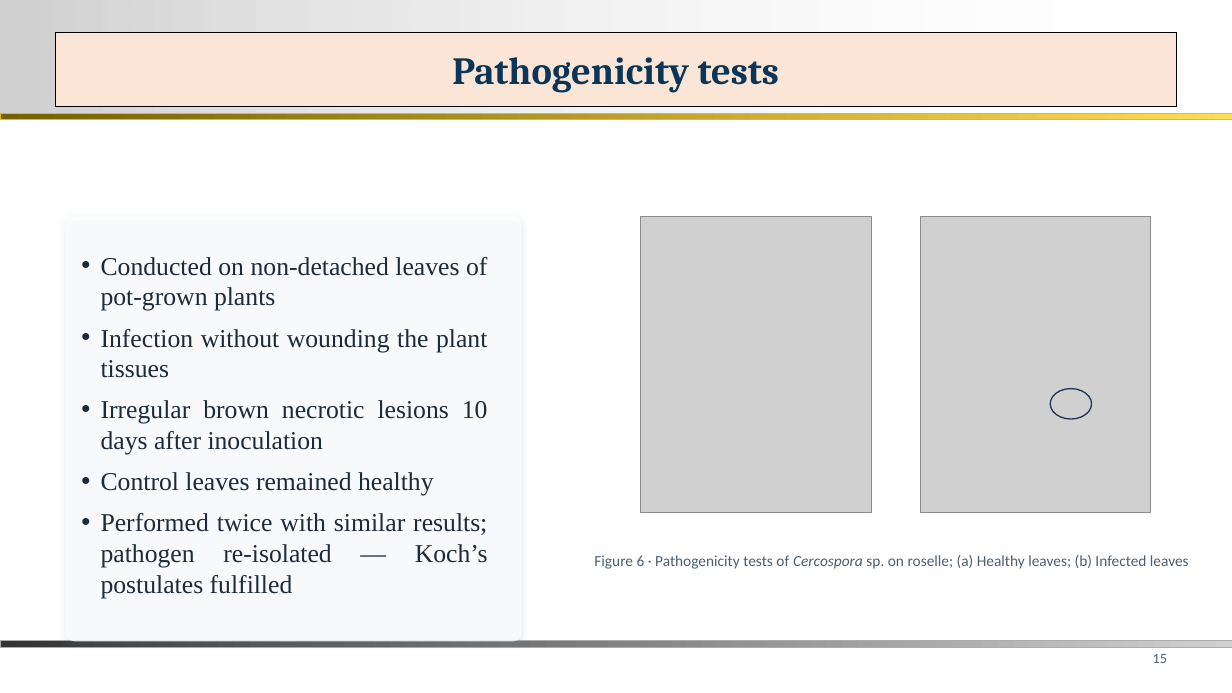
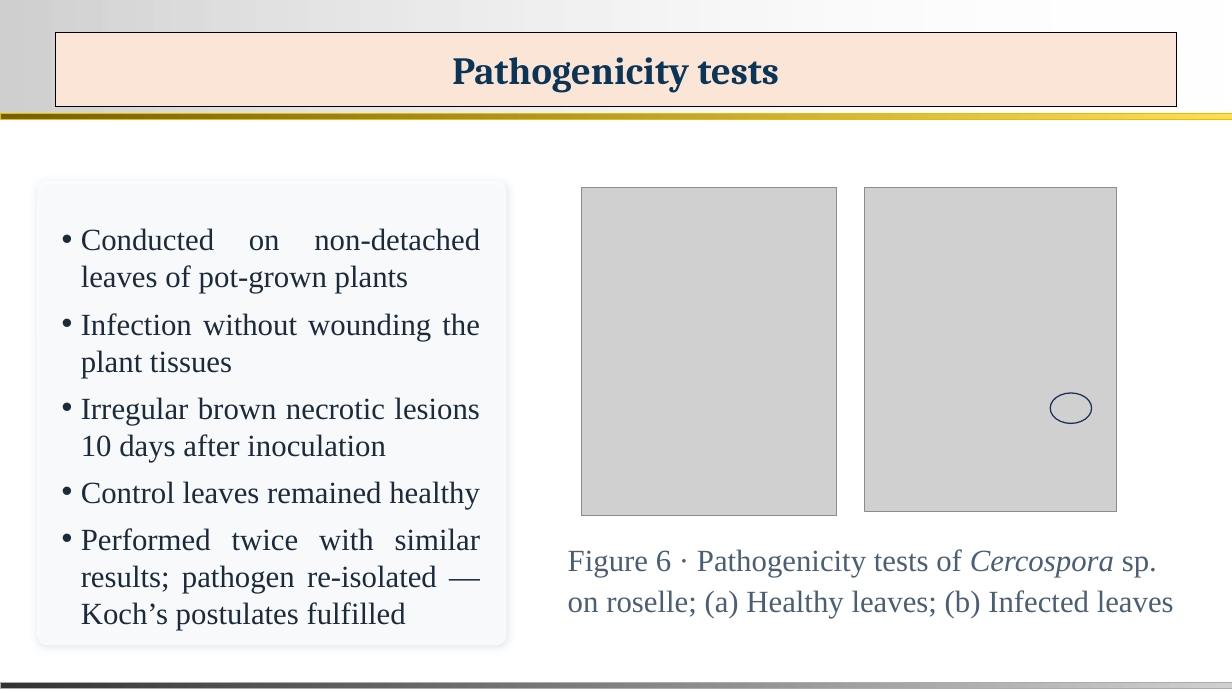
Before and after one commit to bipro-b/nm-documenents, a slide deck: slide 14 of docs/Nisha_MS_Thesis_Defence.pptx (slide 15 before the commit). Drawn at 1232x693 pixels with LibreOffice and Linux fonts; fonts in the diff are those of the drawing; grey boxes stand for pictures; background and template pictures are left out. Boxes give left, top, right and bottom in pixels: in the first picture for what was removed or moved away, otherwise in the second. Text is boxed around its words. In the diff, an @@ line names an element or a change of style, - is before the commit and + after.

```diff
--- a/docs/Nisha_MS_Thesis_Defence.pptx
+++ b/docs/Nisha_MS_Thesis_Defence.pptx
@@ rounded rectangle: place and size @@
-rounded rectangle at (67,216,522,641)
+rounded rectangle at (37,181,506,646)
@@ picture: place and size @@
-picture at (641,216,872,512)
+picture at (581,187,837,515)
@@ picture: place and size @@
-picture at (921,216,1151,512)
+picture at (865,187,1117,511)
@@ text "Conducted on non-detached leaves of ...": place and size @@
-text "Conducted on non-detached leaves of ..." at (101,257,488,599)
+text "Conducted on non-detached leaves of ..." at (81,228,480,630)
@@ text "Conducted on non-detached leaves of ..." at (81,228,480,630): size 20 to 24 pt @@
@@ ellipse: place and size @@
-ellipse at (1051,389,1092,420)
+ellipse at (1051,393,1092,423)
@@ text "Figure 6 · Pathogenicity tests ...": place and size @@
-text "Figure 6 · Pathogenicity tests ..." at (594,555,1189,569)
+text "Figure 6 · Pathogenicity tests ..." at (568,549,1174,618)
@@ text "Figure 6 · Pathogenicity tests ..." at (568,549,1174,618): size 12 to 24 pt, font Calibri to Times New Roman @@
@@ page number removed at (1153,654,1167,663) @@
-15
@@ rectangle: place and size @@
-rectangle at (0,640,1232,647)
+rectangle at (0,682,1232,689)
```
Also in this commit, not shown: 31 other slides changed, 3 slides removed, 2 other files.
